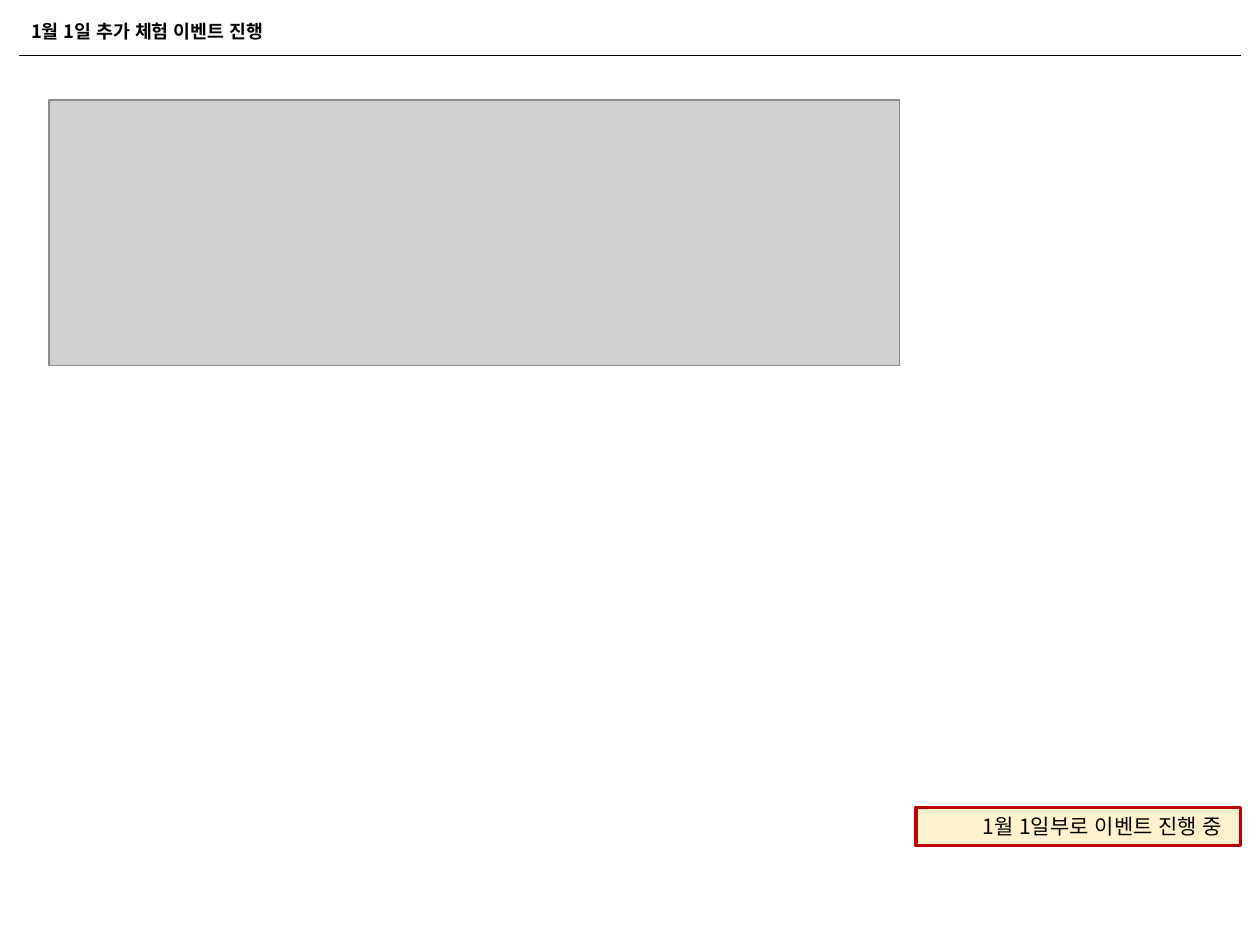
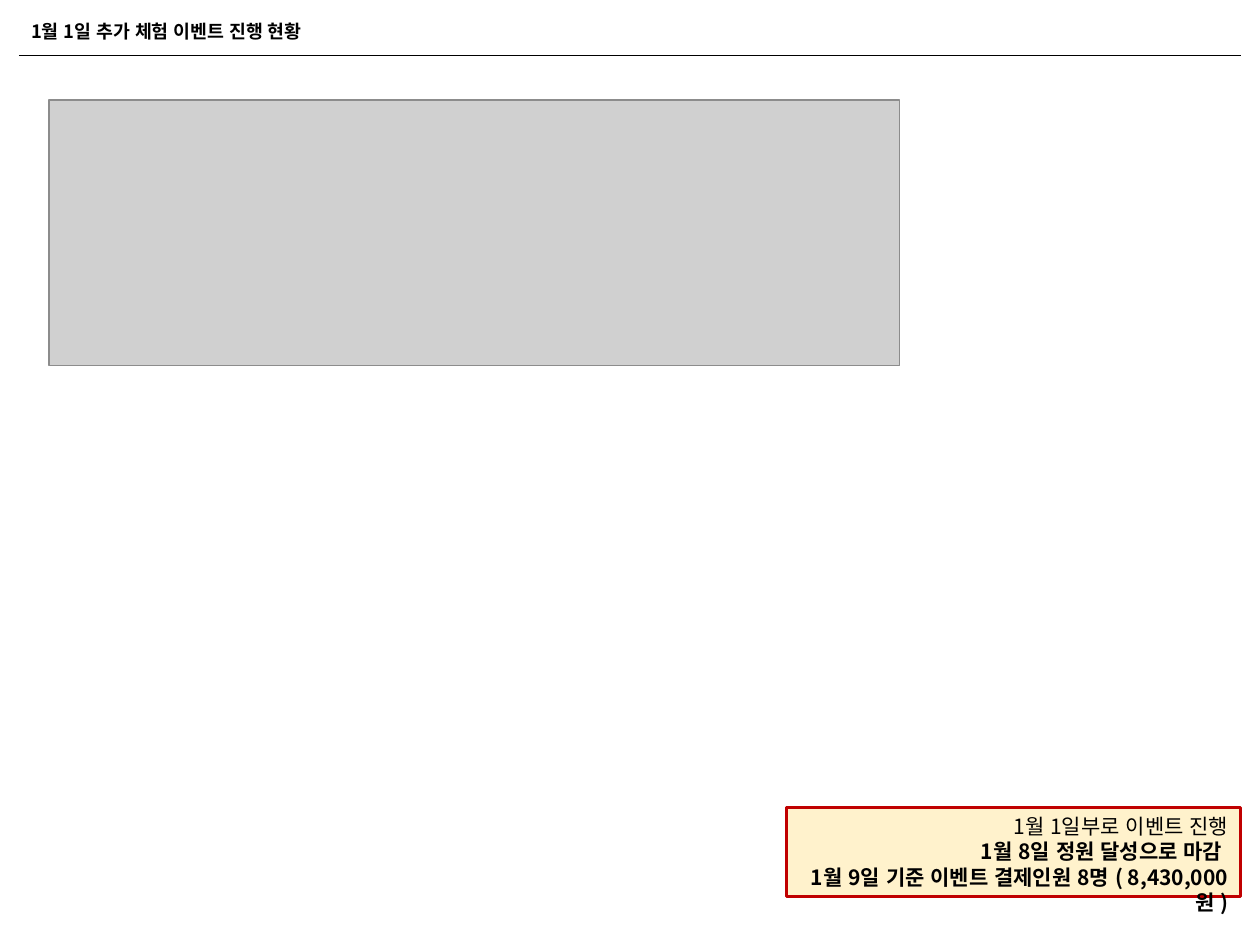
Before and after one commit to naxvinci/marketing, a slide deck: slide 11 of 업무보고0108.pptx (slide 13 before the commit). Drawn at 1260x945 pixels with LibreOffice and Linux fonts; fonts in the diff are those of the drawing; grey boxes stand for pictures. Boxes give left, top, right and bottom in pixels: in the first picture for what was removed or moved away, otherwise in the second. Text is boxed around its words. In the diff, an @@ line names an element or a change of style, - is before the commit and + after.

```diff
--- a/업무보고0108.pptx
+++ b/업무보고0108.pptx
@@ text at (x1=31, y1=22, x2=302, y2=40): text changed @@
-1월 1일 추가 체험 이벤트 진행
+1월 1일 추가 체험 이벤트 진행 현황
@@ rectangle "1월 1일부로 이벤트 진행" resized from (x1=916, y1=808, x2=1241, y2=845) to (x1=786, y1=808, x2=1240, y2=897) @@
@@ text in rectangle at (x1=811, y1=816, x2=1228, y2=889): text changed; bold on @@
-1월 1일부로 이벤트 진행 중
+1월 1일부로 이벤트 진행
+1월 8일 정원 달성으로 마감
+1월 9일 기준 이벤트 결제인원 8명 ( 8,430,000원 )
```
Also in this commit, not shown: 5 other slides changed, 6 slides added, 8 slides removed, 2 other files.
